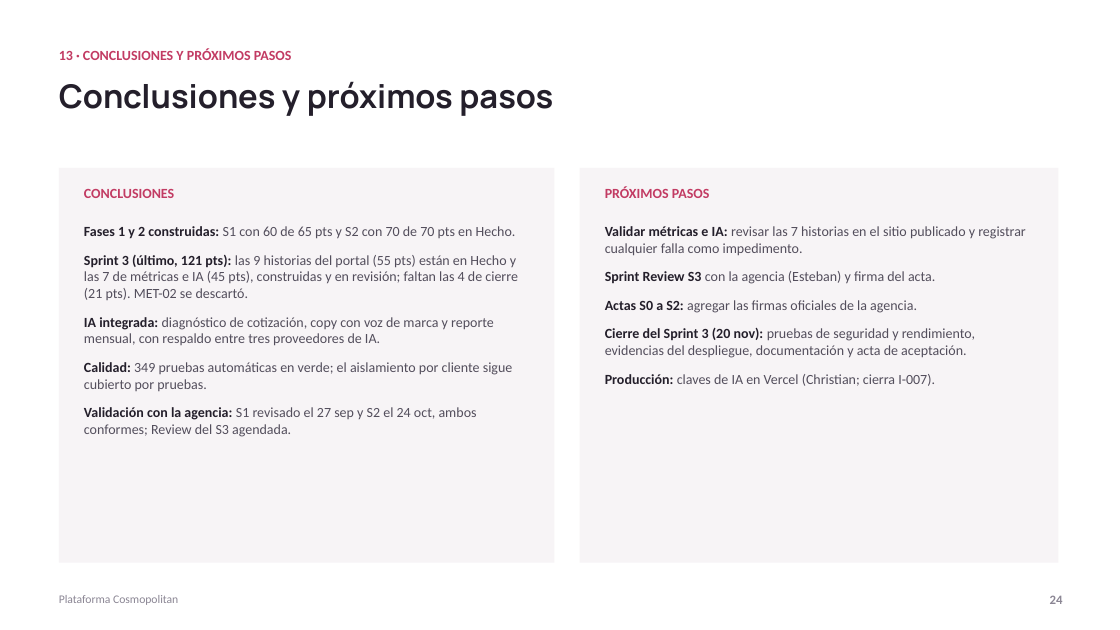
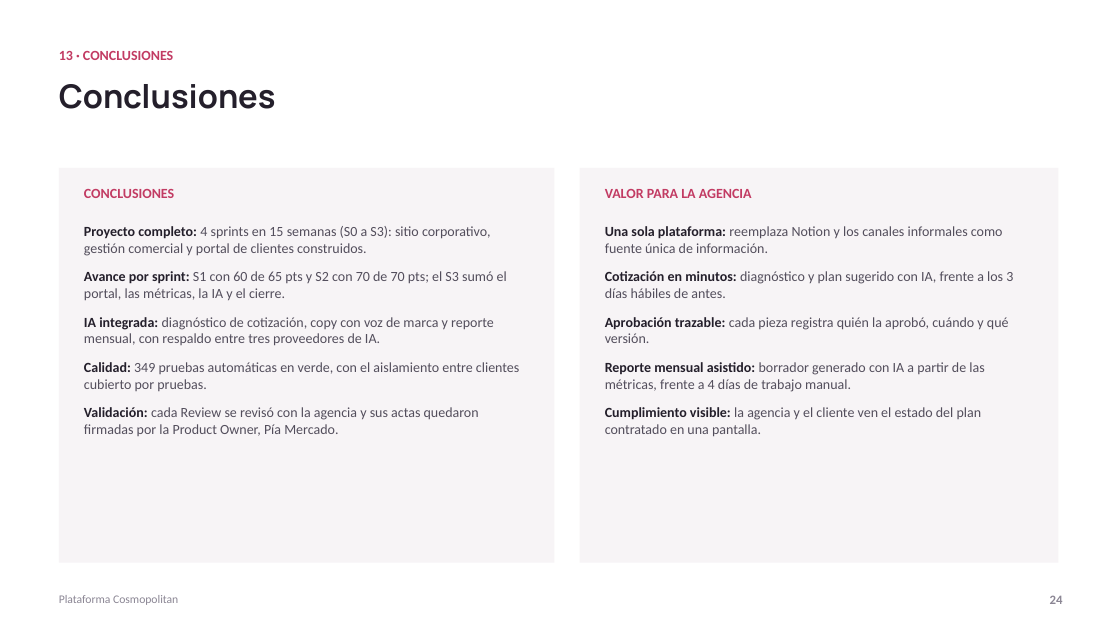
Before and after one commit to ChristianCuadra/capstone, a slide deck: slide 24 of Fase 2/Evidencias Proyecto/Presentación Proyecto.pptx. Drawn at 1120x630 pixels with LibreOffice and Linux fonts; fonts in the diff are those of the drawing. Boxes give left, top, right and bottom in pixels: in the first picture for what was removed or moved away, otherwise in the second. Text is boxed around its words. In the diff, an @@ line names an element or a change of style, - is before the commit and + after.

Commit message:
Presentación: conclusiones sin próximos pasos, justificación de módulos del modelo de datos y demo sin nota de énfasis

```diff
--- a/Fase 2/Evidencias Proyecto/Presentación Proyecto.pptx
+++ b/Fase 2/Evidencias Proyecto/Presentación Proyecto.pptx
@@ text at [59,51,173,60]: text changed @@
-13 · CONCLUSIONES Y PRÓXIMOS PASOS
+13 · CONCLUSIONES
@@ text at [59,84,276,109]: text changed @@
-Conclusiones y próximos pasos
+Conclusiones
@@ text at [605,189,752,198]: text changed @@
-PRÓXIMOS PASOS
+VALOR PARA LA AGENCIA
@@ text at [84,226,507,300]: text changed @@
-Fases 1 y 2 construidas: S1 con 60 de 65 pts y S2 con 70 de 70 pts en Hecho.
-Sprint 3 (último, 121 pts): las 9 historias del portal (55 pts) están en Hecho y las 7 de métricas e IA (45 pts), construidas y en revisión; faltan las 4 de cierre (21 pts). MET-02 se descartó.
+Proyecto completo: 4 sprints en 15 semanas (S0 a S3): sitio corporativo, gestión comercial y portal de clientes construidos.
+Avance por sprint: S1 con 60 de 65 pts y S2 con 70 de 70 pts; el S3 sumó el portal, las métricas, la IA y el cierre.
@@ text at [605,226,1013,437]: text changed @@
-Validar métricas e IA: revisar las 7 historias en el sitio publicado y registrar cualquier falla como impedimento.
-Sprint Review S3 con la agencia (Esteban) y firma del acta.
-Actas S0 a S2: agregar las firmas oficiales de la agencia.
-Cierre del Sprint 3 (20 nov): pruebas de seguridad y rendimiento, evidencias del despliegue, documentación y acta de aceptación.
-Producción: claves de IA en Vercel (Christian; cierra I-007).
+Una sola plataforma: reemplaza Notion y los canales informales como fuente única de información.
+Cotización en minutos: diagnóstico y plan sugerido con IA, frente a los 3 días hábiles de antes.
+Aprobación trazable: cada pieza registra quién la aprobó, cuándo y qué versión.
+Reporte mensual asistido: borrador generado con IA a partir de las métricas, frente a 4 días de trabajo manual.
+Cumplimiento visible: la agencia y el cliente ven el estado del plan contratado en una pantalla.
@@ text at [84,362,519,436]: text changed @@
-Calidad: 349 pruebas automáticas en verde; el aislamiento por cliente sigue cubierto por pruebas.
-Validación con la agencia: S1 revisado el 27 sep y S2 el 24 oct, ambos conformes; Review del S3 agendada.
+Calidad: 349 pruebas automáticas en verde, con el aislamiento entre clientes cubierto por pruebas.
+Validación: cada Review se revisó con la agencia y sus actas quedaron firmadas por la Product Owner, Pía Mercado.
```
Also in this commit, not shown: 3 other slides changed.
